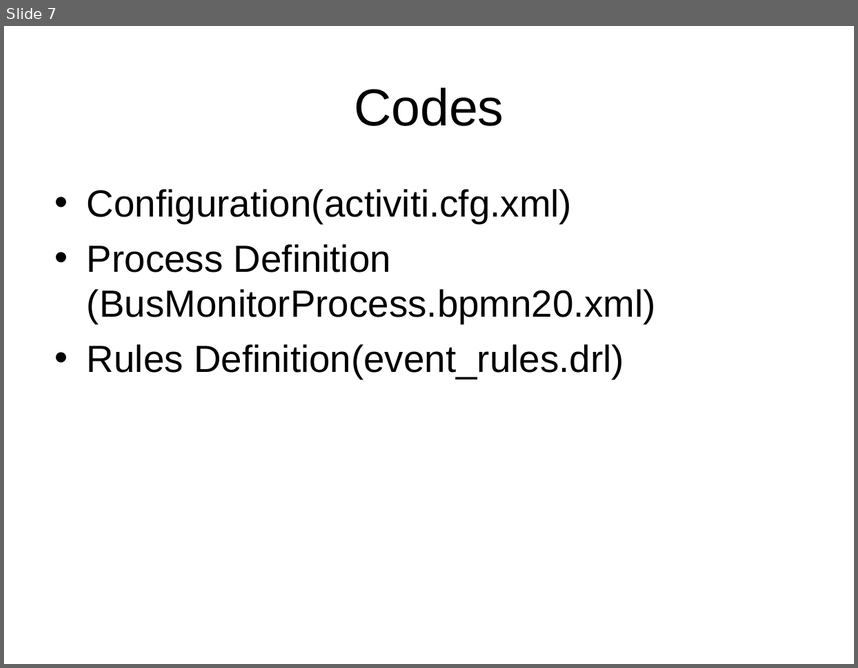
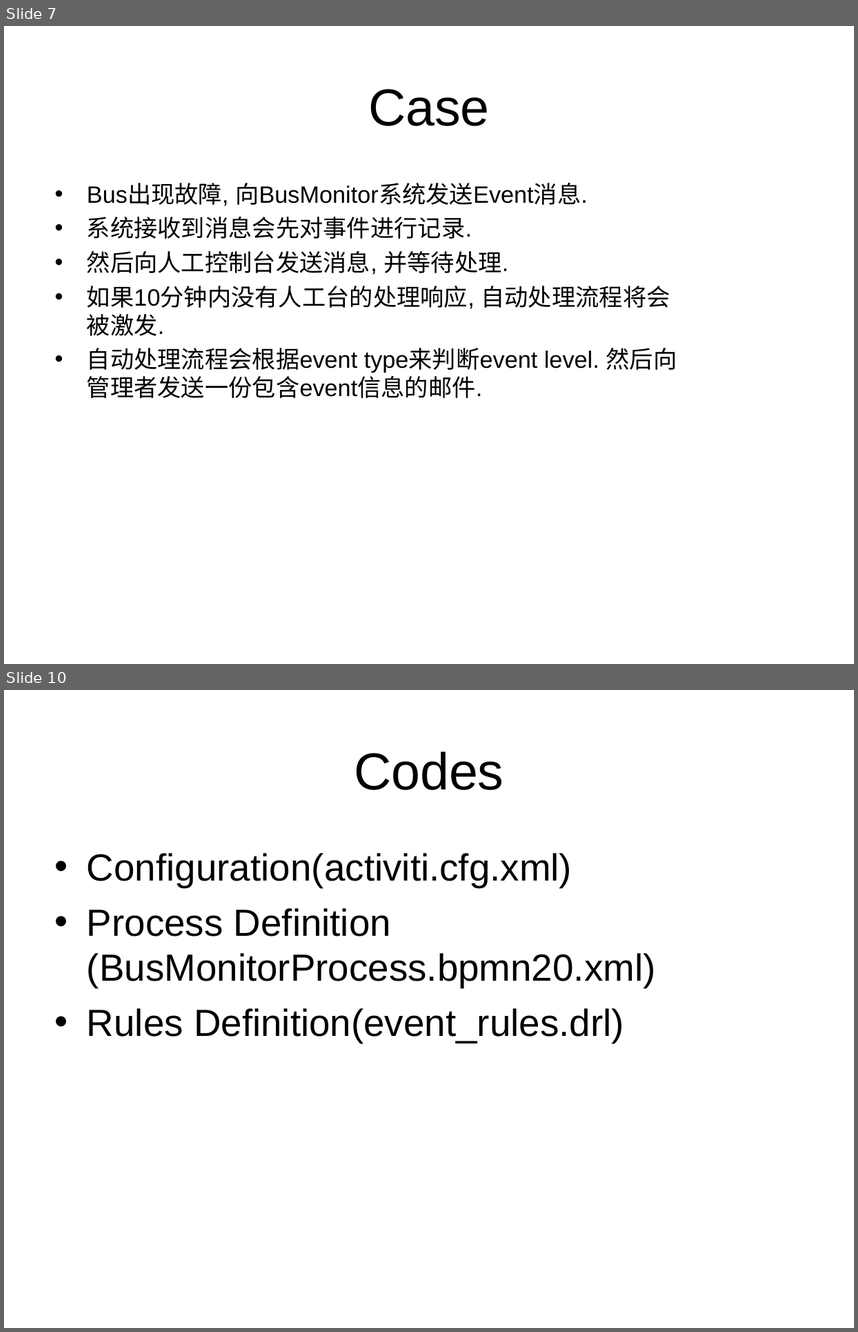
Before and after one commit to sunitawakchaure/activitidemo, a slide deck: BusMonitorActiviti/docs/BPM.ppt. Shown one above the other, each under a label of ours: slide 7 before the commit, slides 7 and 10 after it; the slides between them are not shown. The pictures are 858x668 and 858x1332 pixels, drawn with LibreOffice and Linux fonts; fonts in the diff are those of the drawing; background and template pictures are left out. Boxes give left, top, right and bottom in pixels: in the first picture for what was removed or moved away, otherwise in the second. Text is boxed around its words. In the diff, an @@ line names an element or a change of style, - is before the commit and + after.

```diff
--- a/BusMonitorActiviti/docs/BPM.ppt
+++ b/BusMonitorActiviti/docs/BPM.ppt
@@ slide 7 added at <box>4,26,854,664</box>, background picture (left out) @@
@@ title added at <box>368,89,490,126</box>, 44 pt, text #000000 @@
+Case
@@ text added at <box>87,183,677,398</box>, 20 pt, text #000000 @@
+• Bus出现故障, 向BusMonitor系统发送Event消息.
+• 系统接收到消息会先对事件进行记录.
+• 然后向人工控制台发送消息, 并等待处理.
+• 如果10分钟内没有人工台的处理响应, 自动处理流程将会被激发.
+• 自动处理流程会根据event type来判断event level. 然后向管理者发送一份包含event信息的邮件.
@@ what was slide 7 is now slide 10 @@
```
Also in this commit, not shown: 3 slides changed, 8 other slides added, 5 slides removed, 5 other files.
